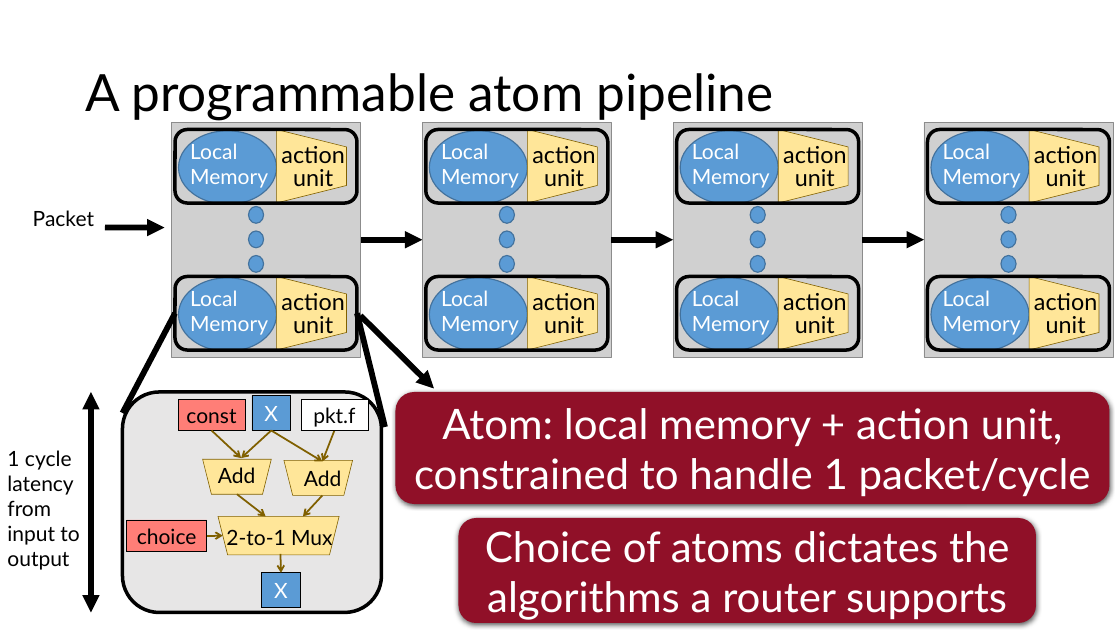
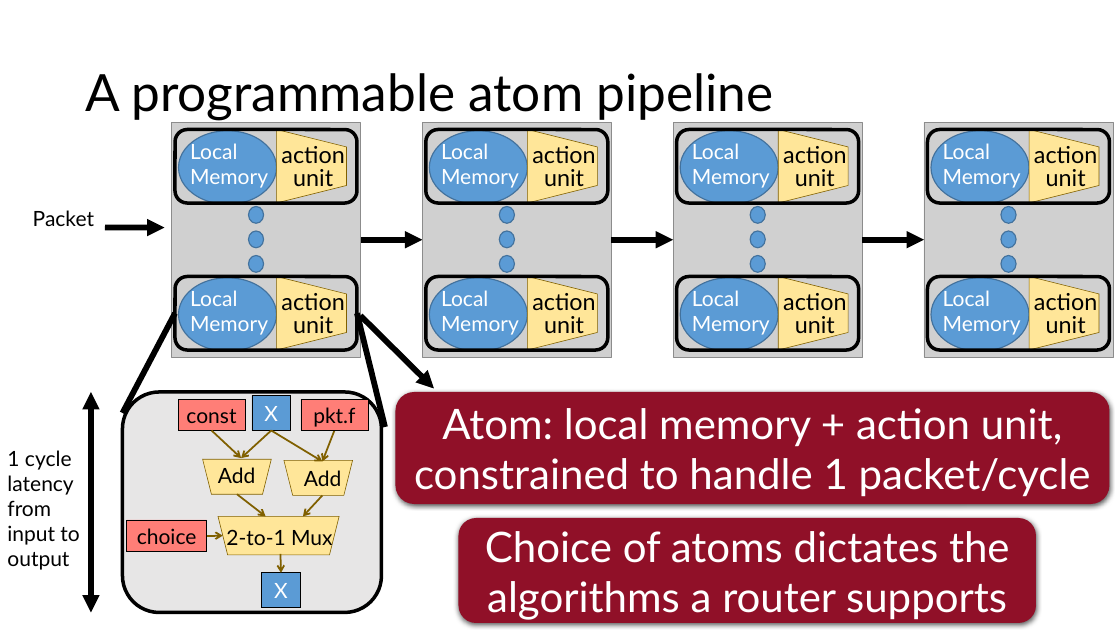
Before and after one commit to anirudhSK/pifo-domino-marple-ppts, a slide deck: slide 12 of combined_domino_pifo.pptx. Drawn at 1120x630 pixels with LibreOffice and Linux fonts; fonts in the diff are those of the drawing; grey boxes stand for pictures. Boxes give left, top, right and bottom in pixels: in the first picture for what was removed or moved away, otherwise in the second. Text is boxed around its words. In the diff, an @@ line names an element or a change of style, - is before the commit and + after.

```diff
--- a/combined_domino_pifo.pptx
+++ b/combined_domino_pifo.pptx
@@ rectangle "pkt.f" at [301, 399, 368, 431]: fill #FFFFFF to #FF7E77 @@
```
Also in this commit, not shown: 2 other slides changed.
